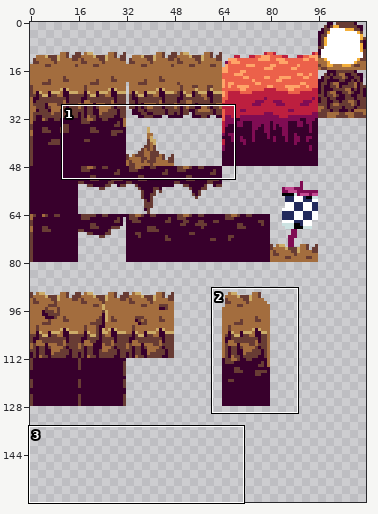
File history of a sprite sheet, proyecto/tilemaps/tileset.png. Above, an overview of the earlier version with the close-up marked.
Close-up. The starting point:
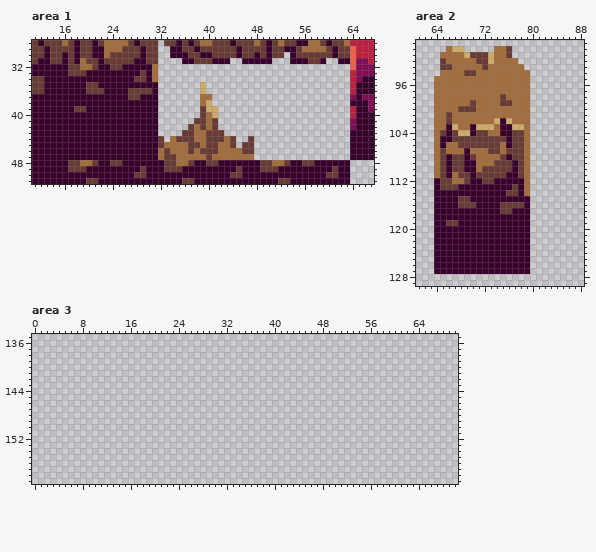
The file is 112x160 pixels. Shown: area 1: x 11..67, y 28..51; area 2: x 61..88, y 89..129; area 3: x 0..70, y 135..159.
And afterwards:
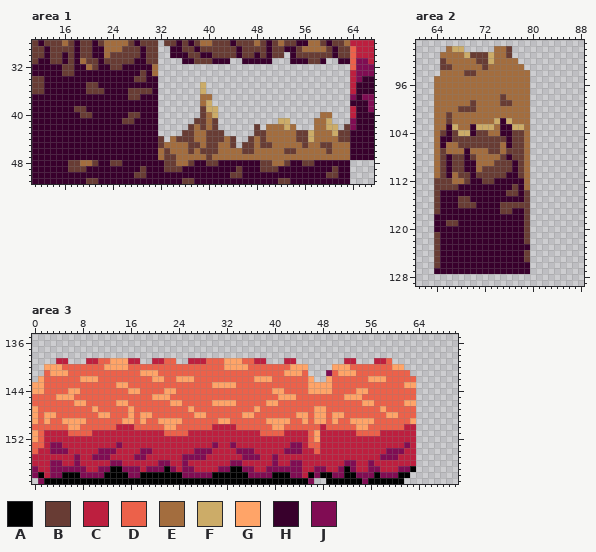
Palette (. is transparent): A #000000  B #683c34  C #bd1f3f  D #ec614a  E #a36d3e  F #ccac68  G #ffa468  H #38002c  J #800c53
The exact change:
Changed rows in their new state; - is an unchanged pixel.
Area 1:
first column x 16:
32 B-HH------------
33 B-HH------------
34 ---------------H
first column x 19:
40 BB------BB------------------------------EE---
41 -------BB------------------------FF----EEF---
42 -----------------------------B-EEEFE---EEFF-B
43 -----------------------------BBEEEEEBBFEEEFBB
44 -----------------------------EBEEEEEBBFEEEEBB
45 -----------------------------EBBEEEEEBEEBBEEE
46 -----------------------------EEEEEBBEEEEEBEEE
47 -----------------------------EEEEEEEEEEEEEEEE
Area 2:
first column x 64:
112 B---------------
113 B---------------
114 B--------------B
115 B--------------B
116 B--------------B
117 B--------------B
118 ---------------B
119 ---------------B
120 ---------------B
121 B--------------B
122 B--------------B
123 B---------------
124 B--------------B
125 B--------------B
126 B---------------
Area 3:
first column x 0:
139 ----CC---CCDDGGGCC--CCDD--CCCDDDGGGDDCC---CC--------CC---CCD----
140 --GGGDDDDDDDGGGGDDDDDDDDDDDDDDDDGGGGDDDDDDDGGG----GGGDDDDDDDGG--
141 --DGGGDDDDDDDDDDDDGGGDDDDDDDDDDDDDDDDDDDDDGGGD---JDGGGDDDDDDDDD-
142 -GDDDDDDGGGDDDDDDDDDGGDDGGGDDDDDDDDDDGGGDDDDDDG--GDDDDDDGGGDDDDD
143 GGDDDDDDDDDDDDGGDDDDDDDDDDDDDDGGGGDDDDDDDDDDDDGGGGDDDDDDDDDDDDGG
144 GGDDDDGGDDDDDDDDGGDDDDGGDDDDDDDDDDDDDDDDGGDDDDGGGGDDDDGGDDDDDDDD
145 DDDDGGGDDDDDDDDDDDDDGGGDDDDDDDDDDDDDDDDDDGGGDDDDDDDDGGGDDDDDDDDD
146 DDDDDDDGGDDDDDGGDDDDDDDGGDDDDDGGGGDDDDDGGDDDDDDDDDDDDDDGGDDDDDGG
147 GDDDDDDDDDGDDDDDGDDDDDDDDDGDDDDDDDDDDGDDDDDDDDDGGDDDDDDDDDGDDDDD
148 GDGGDDDDDDDGGDDDGDGGDDDDDDDGGDDDDDDGGDDDDDDDGGDGGDGGDDDDDDDGGDDD
149 GDGDDGGGGDDDDDDGGDGDDGGGGDDDDDDGGDDDDDDGGGGDDGDGGDGDDGGGGDDDDDDG
150 DDDDDDGGDDDDDDCCCDDDDDGGDDDDDDCCCCDDDDDDGGDDDDDDCDDDDDGGDDDDDDCC
151 GDCCCCDDDDCCCCCCCCCCCCDDDDCCCCCCCCCCCCDDDDCCCCDGCCCCCCDDDDCCCCCC
152 GDCCCCCCCCCCCCCCCCCCCCCCCCCCCCCCCCCCCCCCCCCCCCDGCCCCCCCCCCCCCCCC
153 DDCJJCCCCCCCCCJCCCCCCCCCCCCCCCJCCJCCCCCCCCCJJCDDCCCCCCCCCCCCCCJC
154 DCCJJJCCCCCJJJCCCCJJCCCCCCCJJJCCCCJJJCCCCCJJJCCDCCCCCCCCCCCJJJCC
155 CCCCCCCJCCJJJCCCCJJCCCCCCJJJJCCCCCCJJJCCJCCCCCCCCCCCCCCCCCJJJCCC
156 CCCJJCCJCCCCCJJCCCCCCJJCCJCCCCCCCJJCCCCCJCCJJCCCCCCCJJCCJCCCCCCC
157 JCCJJJJJJCCJJAAJJJCJJJAJCJJCCCCJJAAJJCCJJJJJJCCJJCCJAJCCJJCCCJJA
158 JACJJAAAJJJJAAAAJJAAAAAAAJJJJJAAAAAAJJJJAAAJJCAJAAJJAAJJJAJJJAA-
159 -JAAAAAAAAAAAAAAAAAAAAAAAAAAAAAAAAAAAAAAAAAAAAJ--AAAAAAJAAAAAA--
Boxes around the changes in both close-ups, in picture pixels (x1, y1, x2, y2):
changed: (62, 64, 86, 76)
changed: (152, 76, 158, 82)
changed: (80, 112, 92, 118)
changed: (122, 112, 140, 124)
added: (254, 112, 350, 160)
changed: (434, 178, 440, 268)
changed: (524, 190, 530, 262)
added: (32, 358, 416, 484)
